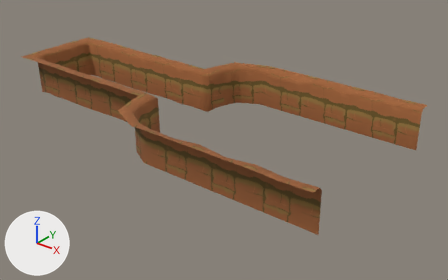
One commit to the glTF model models/WallBoarder.glb: the scene before it, then after it.
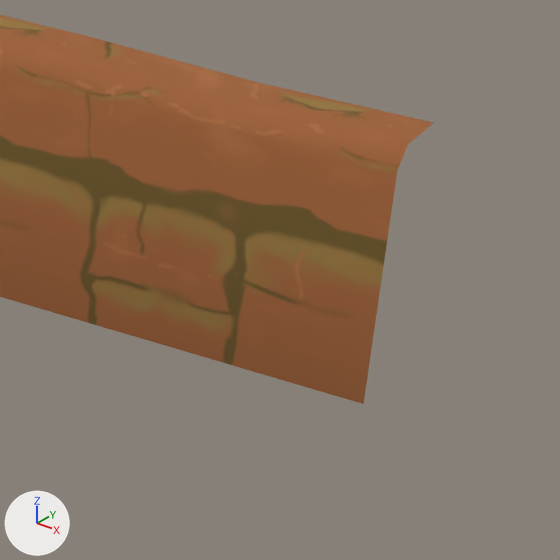
The first picture shows the older version from a camera (50 mm lens) standing at (74.7, -63.8, 39.1) and looking at (22.4, 1.6, -1.5). The close-ups show both versions on the part from 80% to 100% of the width and 31% to 63% of the height of that picture; other places that the commit changed are outside them. Lighting does not change. The marker at lower left points along +X, +Y and +Z. Objects named as collision shapes, trigger or cutter boxes, shadow casters or lower levels of detail are left out. Where no turn or scale is listed for an object, it has been applied to the vertices. Vertices at the same position are counted once.

The older version as bpy lines, for what is in view:
```python
me_plane_032 = bpy.data.meshes.new('Plane.032')
me_plane_032.from_pydata(...)  # 228 vertices, 336 faces; spans x -14.0..47.4, y -15.0..15.0, z 0.0..6.4
me_plane_032.materials.append(mat_wall_boarder)  # picture img_walls__1
# before: 204 (47.3, 13.5, 6.3) at pixel (408, 144), 207 (47.3, 14.9, 6.3) at pixel (434, 122), 208 (47.4, 13.1, 0.1) at pixel (363, 404), 211 (47.3, 13.1, 5.8) at pixel (397, 170)
ob_wallboarder = bpy.data.objects.new('WallBoarder', me_plane_032)
ob_wallboarder.location = (0.0, 0.0, 0.0)
```
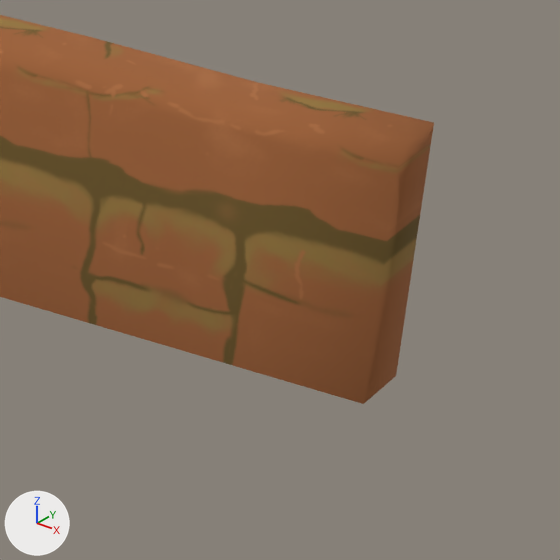
Where the newer file only moved an object's origin or applied its transform, the numbers keep the older frame.

Changed parts and their boxes [x1, y1, x2, y2] in the close-ups (560 x 560 px):
part 1 of me_plane_032, added (brown)
    after: [364, 123, 434, 403]

Edits to the bpy script that builds the scene:
```text
Change me_plane_032:
    used by ob_wallboarder; location = (0.0, 0.0, 0.0)
    verts and faces of me_plane_032; kept vertices keep their numbers, new ones are numbered from 228
    remove me_plane_032.from_pydata(...)  # 228 vertices, 336 faces; spans x -14.0..47.4, y -15.0..15.0, z 0.0..6.4
    add me_plane_032.from_pydata(...)  # 232 vertices, 345 faces; spans x -14.0..47.4, y -15.0..15.0, z 0.0..6.4
    me_plane_032 part 1
    add verts[228] = (47.3, 14.9, 5.8)  # pixel (430, 145)
    add verts[229] = (47.4, 14.9, 0.1)  # pixel (396, 375)
    add faces += [(208, 229, 228), (208, 228, 211), (207, 228, 229), (204, 211, 228), (204, 228, 207)]
```
